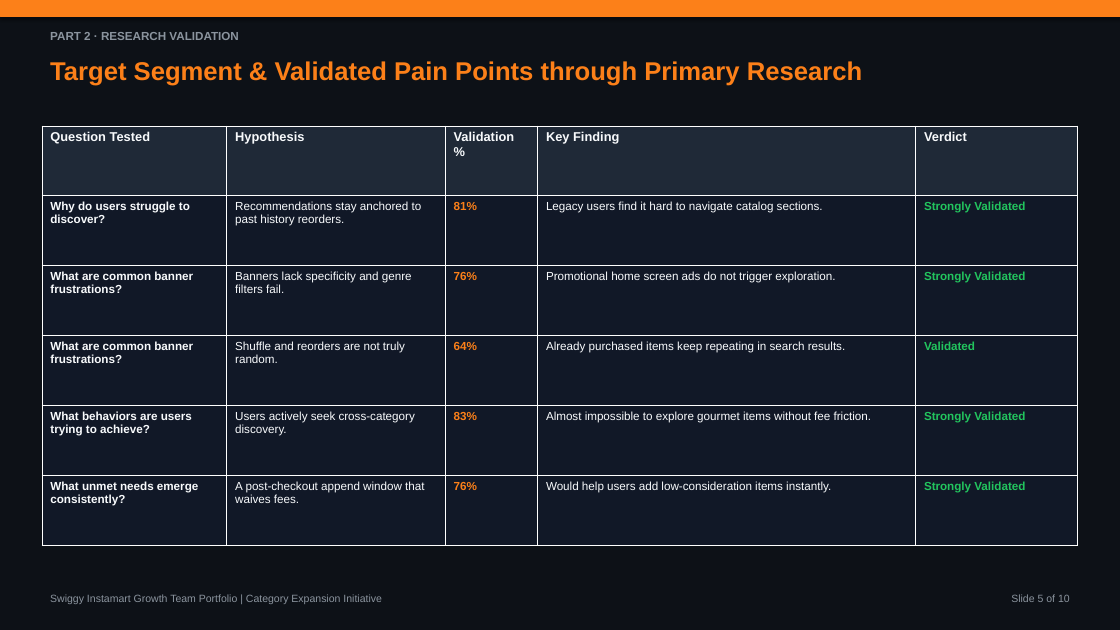
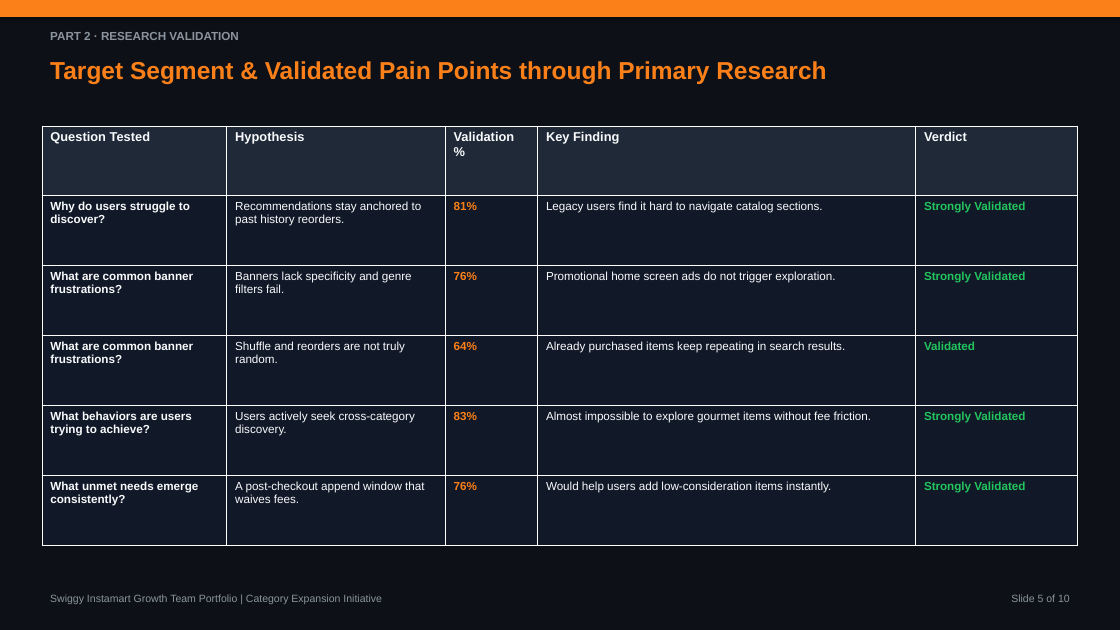
Before and after one commit to aashritamalviya1999/swiggy-instamart-discovery, a slide deck: slide 5 of NL Swiggy Instamart.pptx. Drawn at 1120x630 pixels with LibreOffice and Linux fonts; fonts in the diff are those of the drawing. Boxes give left, top, right and bottom in pixels: in the first picture for what was removed or moved away, otherwise in the second. Text is boxed around its words. In the diff, an @@ line names an element or a change of style, - is before the commit and + after.

```diff
--- a/NL Swiggy Instamart.pptx
+++ b/NL Swiggy Instamart.pptx
@@ text "Target Segment & Validated Pain ..." at [50, 61, 826, 84]: size 22 to 21 pt @@
```
Also in this commit, not shown: 4 other slides changed, 5 slides added, 5 slides removed, 1 other file.
